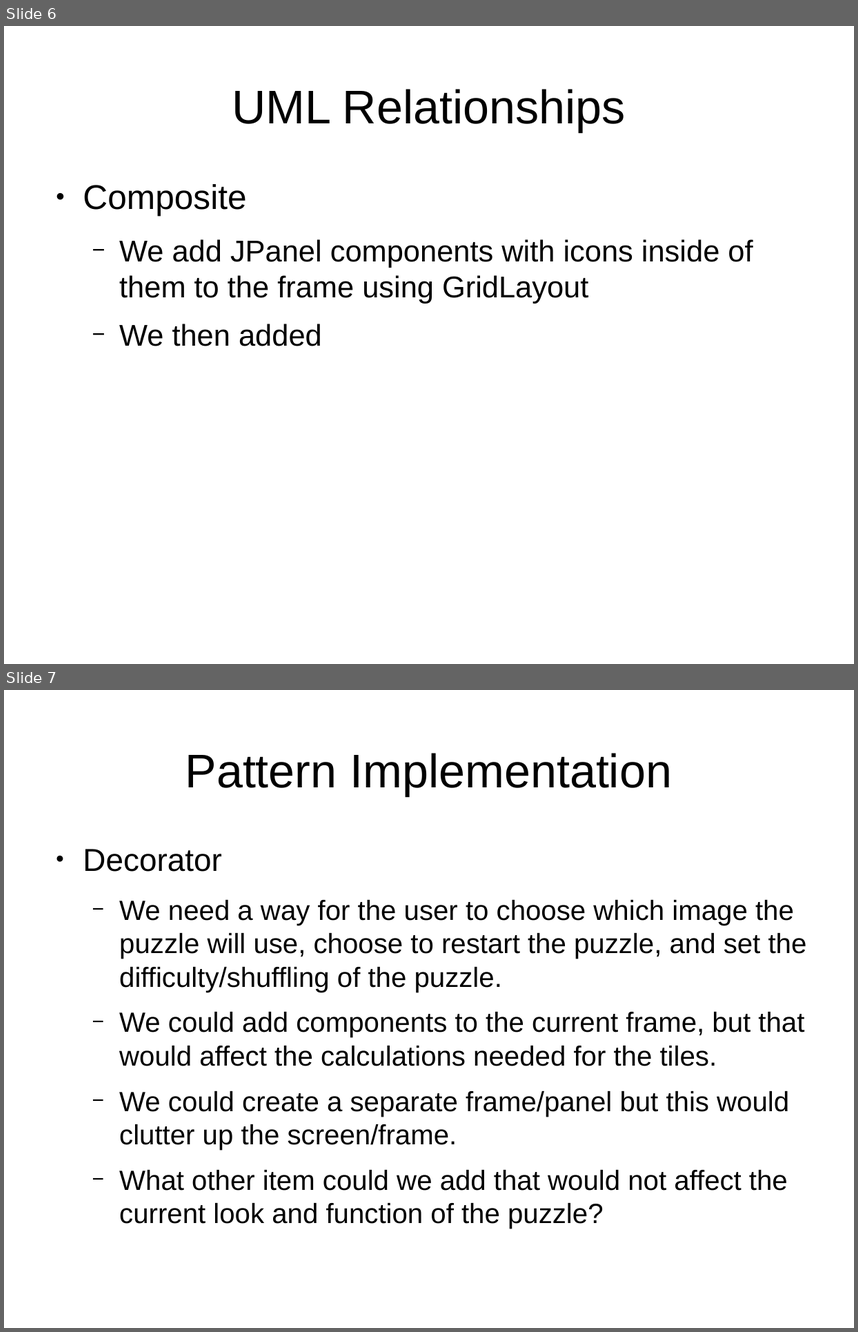
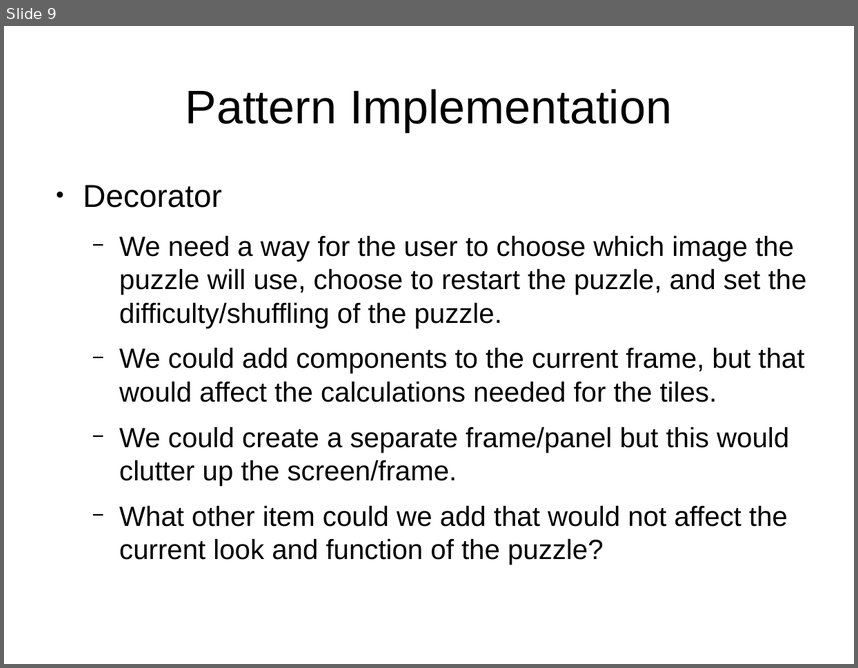
Before and after one commit to StephenKairos/CS151_Projects-HW, a slide deck: Group Project/Presentation.odp. Shown one above the other, each under a label of ours: slides 6 and 7 before the commit, slide 9 after it. The pictures are 858x1332 and 858x668 pixels, drawn with LibreOffice and Linux fonts; fonts in the diff are those of the drawing. Boxes give left, top, right and bottom in pixels: in the first picture for what was removed or moved away, otherwise in the second. Text is boxed around its words. In the diff, an @@ line names an element or a change of style, - is before the commit and + after.

Commit message:
Finialized UML relationships

```diff
--- a/Group Project/Presentation.odp
+++ b/Group Project/Presentation.odp
@@ slide 6 removed at [4,26,854,664], background #FFFFFF @@
@@ title removed at [232,89,626,132] @@
-UML Relationships
@@ text removed at [83,184,753,346] @@
-● Composite
-  − We add JPanel components with icons inside of them to the frame using GridLayout
-  − We then added
@@ what was slide 7 is now slide 9 @@
```
Also in this commit, not shown: 3 slides added.
